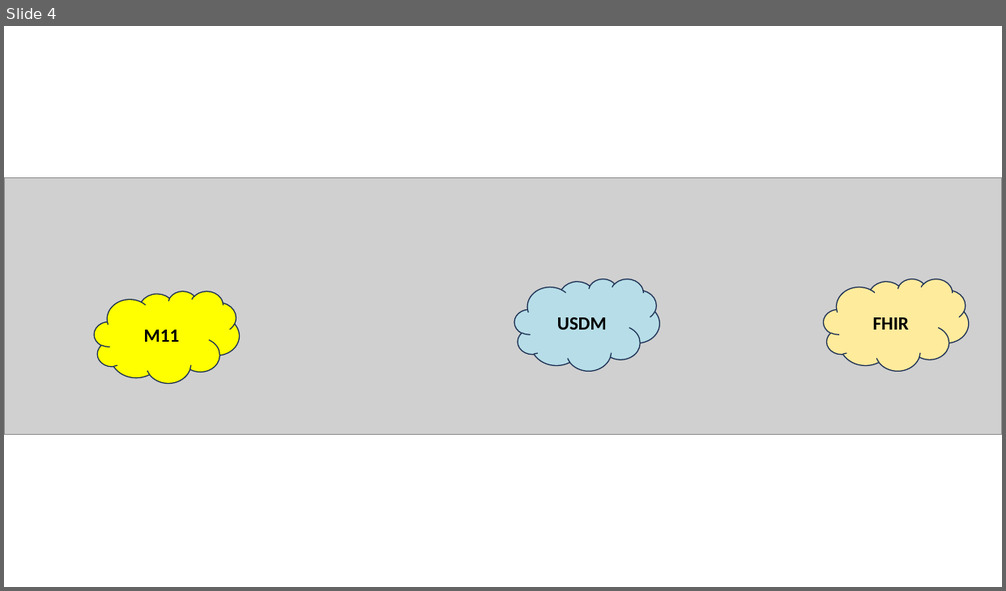
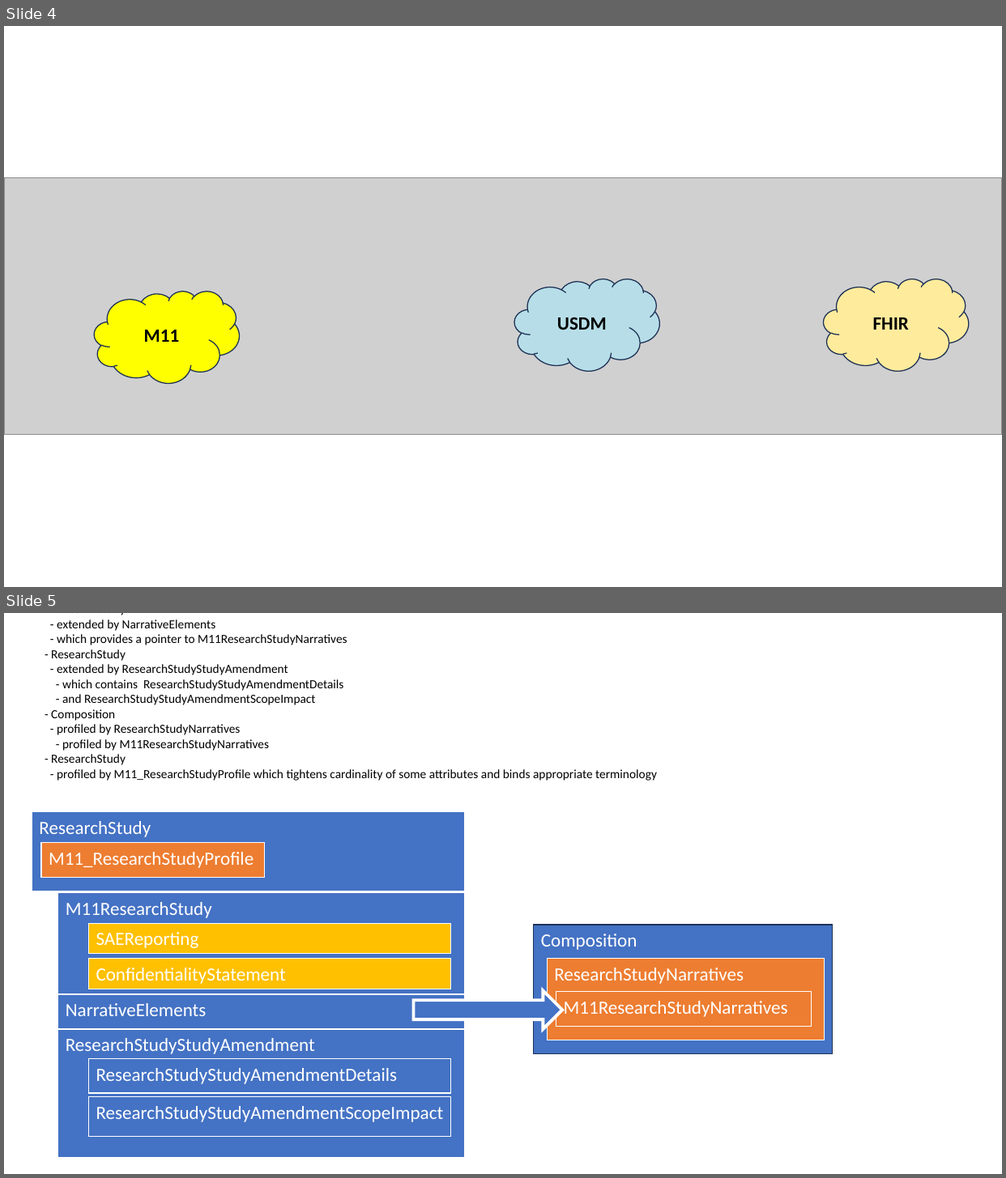
Before and after one commit to HL7/vulcan-udp-ig, a slide deck: input/images-source/Images.pptx. Shown one above the other, each under a label of ours: slide 4 before the commit, slides 4 and 5 after it. The pictures are 1006x591 and 1006x1178 pixels, drawn with LibreOffice and Linux fonts; fonts in the diff are those of the drawing; grey boxes stand for pictures. Boxes give left, top, right and bottom in pixels: in the first picture for what was removed or moved away, otherwise in the second. Text is boxed around its words. In the diff, an @@ line names an element or a change of style, - is before the commit and + after.

```diff
--- a/input/images-source/Images.pptx
+++ b/input/images-source/Images.pptx
@@ slide 5 added at [4, 613, 1002, 1174], background #FFFFFF @@
@@ text added at [51, 613, 657, 781], 12 pt, text #000000 @@
+- ResearchStudy
+- extended by M11ResearchStudy
+- ResearchStudy
+- extended by NarrativeElements
+- which provides a pointer to M11ResearchStudyNarratives
+- ResearchStudy
+- extended by ResearchStudyStudyAmendment
+- which contains ResearchStudyStudyAmendmentDetails
+- and ResearchStudyStudyAmendmentScopeImpact
+- Composition
+- profiled by ResearchStudyNarratives
+- profiled by M11ResearchStudyNarratives
+- ResearchStudy
+- profiled by M11_ResearchStudyProfile which tightens cardinality of some attributes and binds appropriate terminology
@@ rectangle added at [32, 812, 465, 892], fill #4472C4, outline #FFFFFF 1 pt, 18 pt, text #FFFFFF @@
+ResearchStudy
@@ rectangle added at [41, 843, 265, 877], fill #ED7D31, outline #FFFFFF 1 pt, 18 pt, text #FFFFFF @@
+M11_ResearchStudyProfile
@@ rectangle added at [58, 893, 465, 995], fill #4472C4, outline #FFFFFF 1 pt, 18 pt, text #FFFFFF @@
+M11ResearchStudy
@@ rectangle added at [88, 924, 451, 954], fill #FFC000, outline #FFFFFF 1 pt, 18 pt, text #FFFFFF @@
+SAEReporting
@@ rectangle added at [534, 925, 833, 1054], fill #4472C4, outline #1E3256 1 pt, 18 pt, text #FFFFFF @@
+Composition
@@ rectangle added at [88, 959, 451, 990], fill #FFC000, outline #FFFFFF 1 pt, 18 pt, text #FFFFFF @@
+ConfidentialityStatement
@@ rectangle added at [547, 959, 824, 1041], fill #ED7D31, outline #FFFFFF 1 pt, 18 pt, text #FFFFFF @@
+ResearchStudyNarratives
@@ rectangle added at [58, 995, 465, 1030], fill #4472C4, outline #FFFFFF 1 pt, 18 pt, text #FFFFFF @@
+NarrativeElements
@@ right arrow added at [414, 991, 562, 1030], fill #4472C4, outline #FFFFFF 3 pt @@
@@ rectangle added at [556, 992, 812, 1026], fill #ED7D31, outline #FFFFFF 1 pt, 18 pt, text #FFFFFF @@
+M11ResearchStudyNarratives
@@ rectangle added at [58, 1029, 465, 1158], fill #4472C4, outline #FFFFFF 1 pt, 18 pt, text #FFFFFF @@
+ResearchStudyStudyAmendment
@@ rectangle added at [88, 1059, 451, 1093], fill #4472C4, outline #FFFFFF 1 pt, 18 pt, text #FFFFFF @@
+ResearchStudyStudyAmendmentDetails
@@ rectangle added at [88, 1097, 451, 1137], fill #4472C4, outline #FFFFFF 1 pt, 18 pt, text #FFFFFF @@
+ResearchStudyStudyAmendmentScopeImpact
```
Also in this commit, not shown: 1 other slide added, 19 other files.
